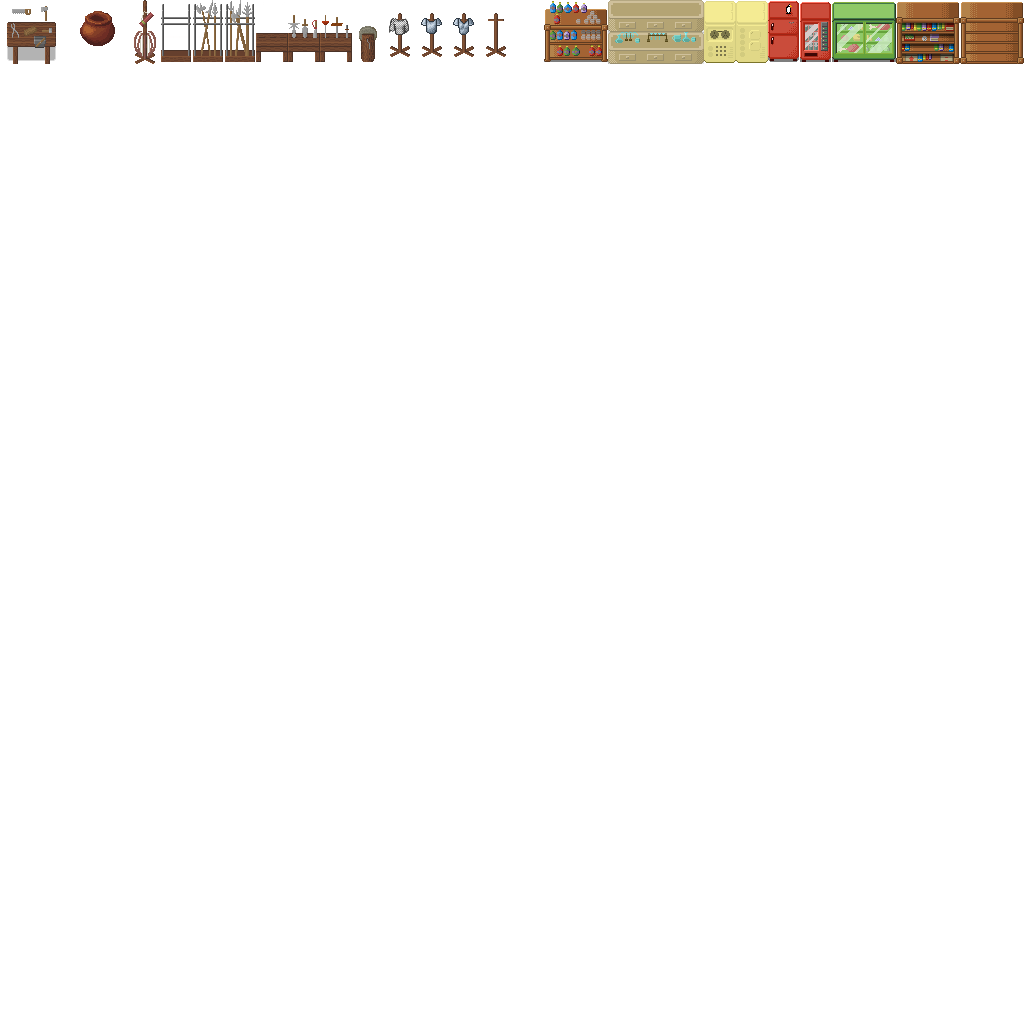
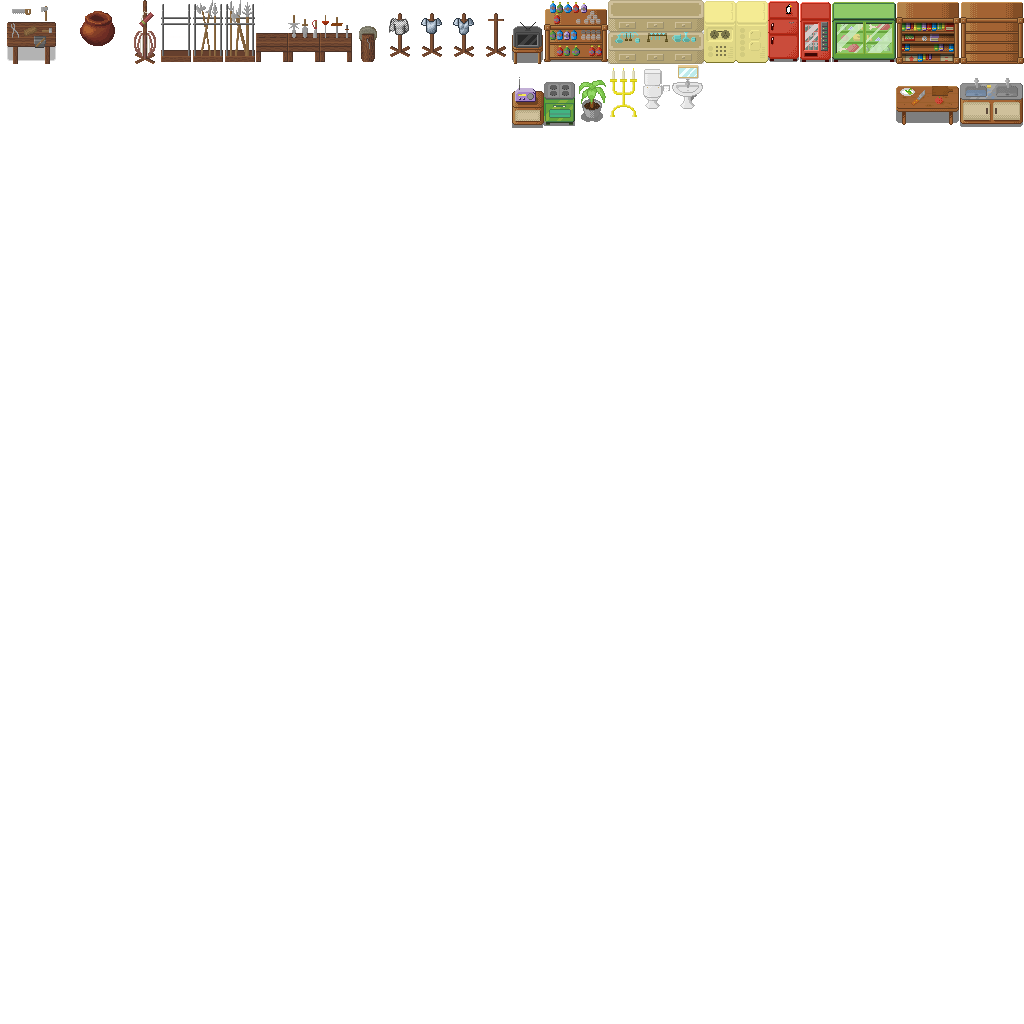
The second 1024 × 1024 image is a revision of the first. Changes to its layers:
painted on "Hintergrund" over (512, 22, 1023, 128)
